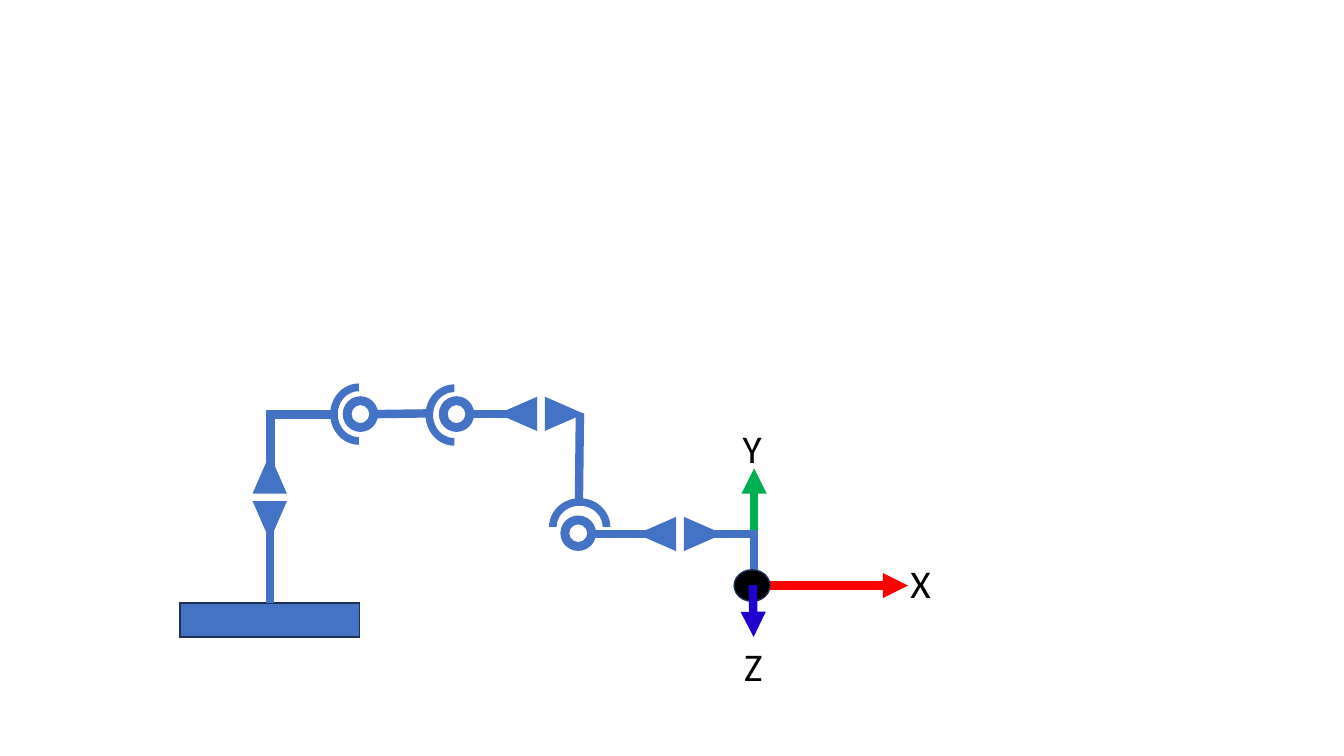
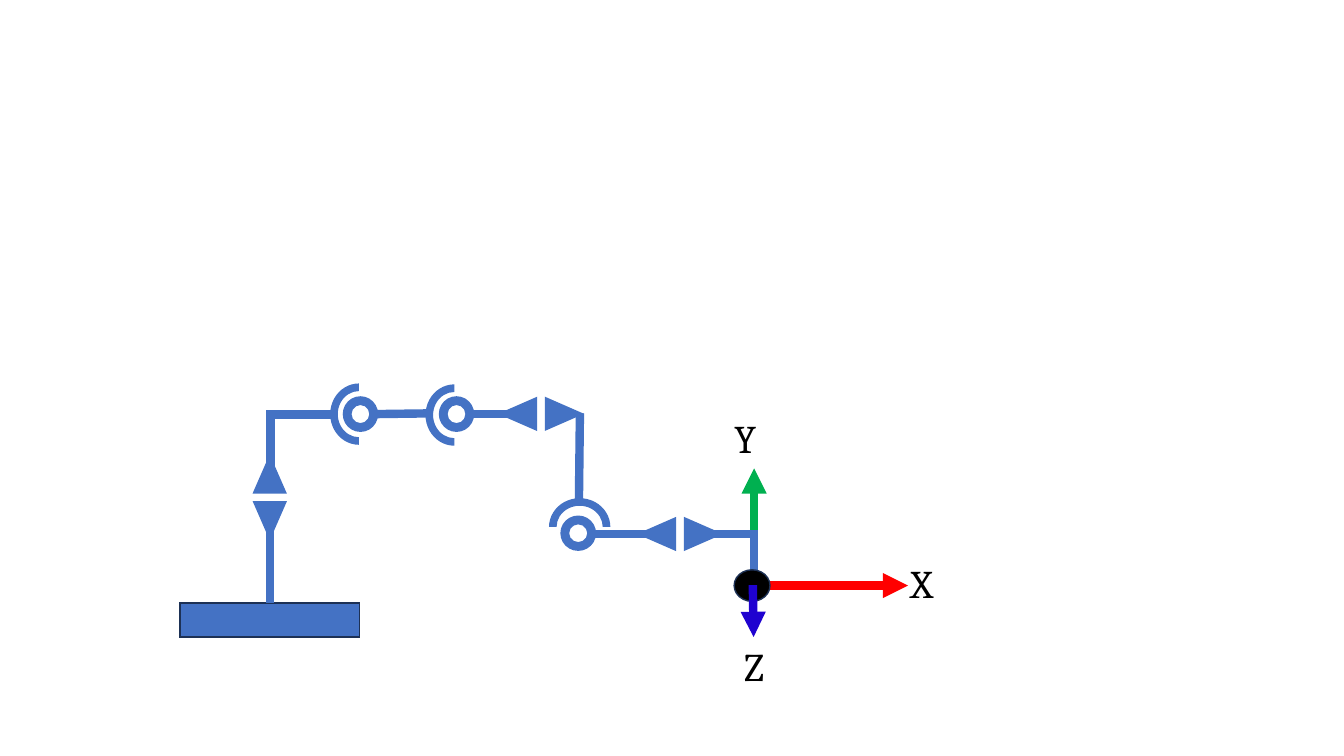
Before and after one commit to JanNalivaika/MASTERS-THESIS, a slide deck: slide 26 of Latex/figures/images.pptx. Drawn at 1344x756 pixels with LibreOffice and Linux fonts; fonts in the diff are those of the drawing. Boxes give left, top, right and bottom in pixels: in the first picture for what was removed or moved away, otherwise in the second. Text is boxed around its words. In the diff, an @@ line names an element or a change of style, - is before the commit and + after.

```diff
--- a/Latex/figures/images.pptx
+++ b/Latex/figures/images.pptx
@@ font Calibri to Cambria in 3 elements at (x1=744, y1=654, x2=764, y2=681), (x1=910, y1=572, x2=932, y2=598), (x1=734, y1=427, x2=756, y2=453) @@
@@ text "Y" moved from (x1=743, y1=438, x2=762, y2=474) to (x1=734, y1=427, x2=756, y2=453) @@
```
Also in this commit, not shown: 1 other slide changed, 33 other files.
